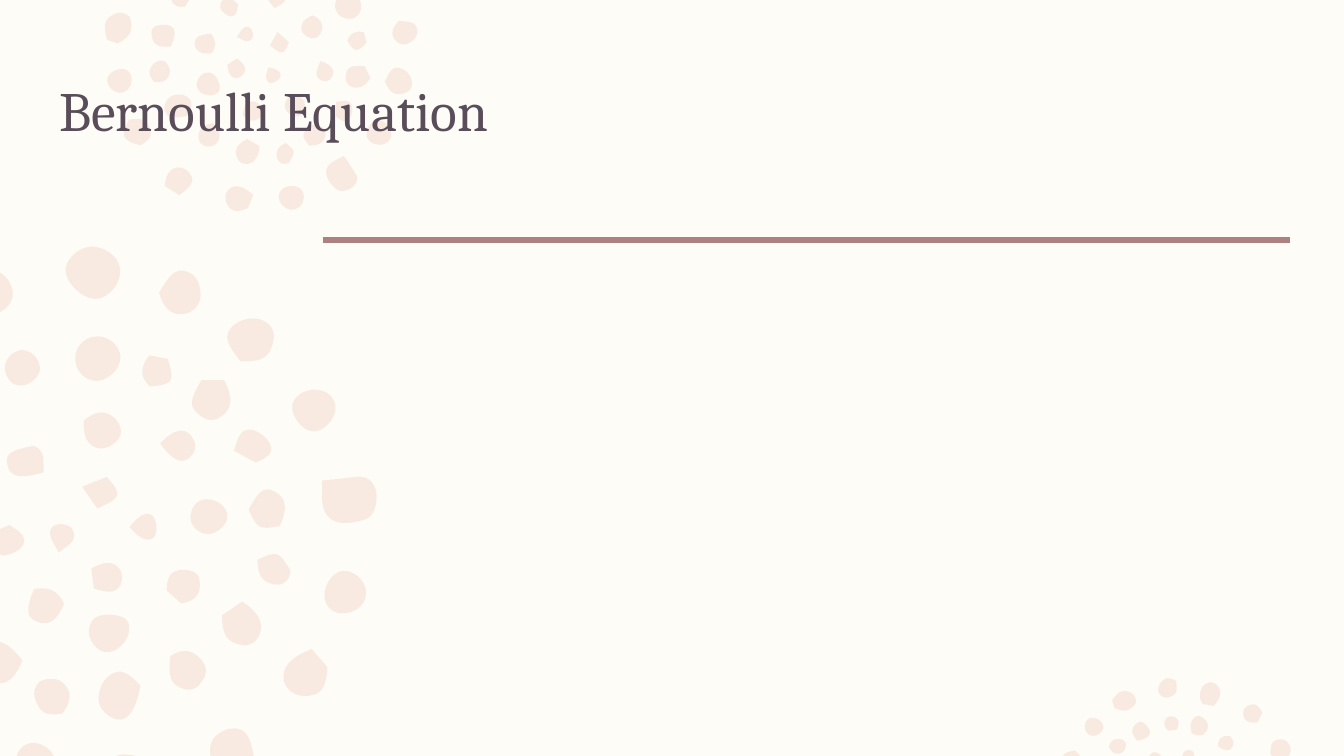
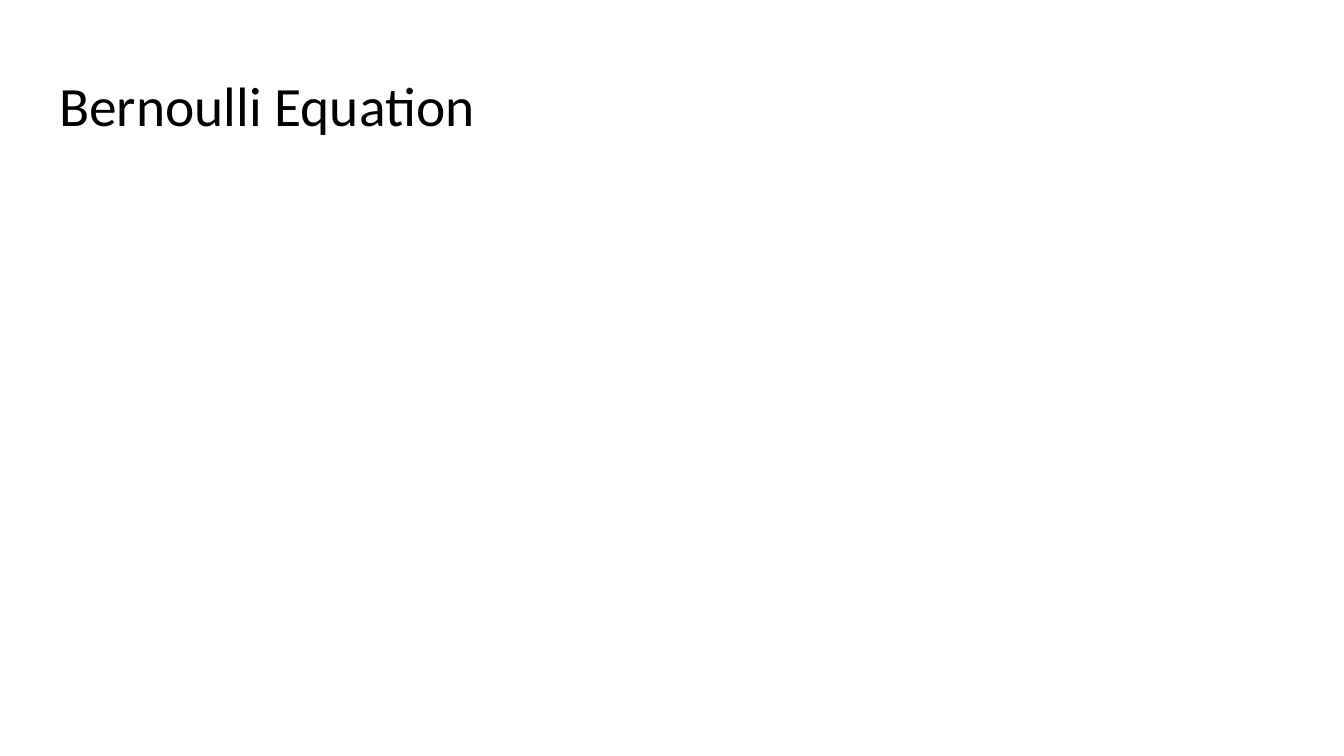
Before and after one commit to andrew-pa/fluidynm, a slide deck: slide 7 of Navier Stokes Presentation.pptx (slide 6 before the commit). Drawn at 1344x756 pixels with LibreOffice and Linux fonts; fonts in the diff are those of the drawing; grey boxes stand for pictures. Boxes give left, top, right and bottom in pixels: in the first picture for what was removed or moved away, otherwise in the second. Text is boxed around its words. In the diff, an @@ line names an element or a change of style, - is before the commit and + after.

```diff
--- a/Navier Stokes Presentation.pptx
+++ b/Navier Stokes Presentation.pptx
@@ background #FEFCF7 to #FFFFFF @@
@@ freeform shape removed at (0,0,1292,756) @@
@@ title "Bernoulli Equation" at (59,87,474,135): font Cambria to Calibri, text colour #5A4D5A to #000000; line spacing 0.99 to 0.9 @@
@@ line removed from (324, 239) to (1290, 239) @@
```
Also in this commit, not shown: 6 other slides changed, 3 slides added, 2 slides removed, 1 other file.
